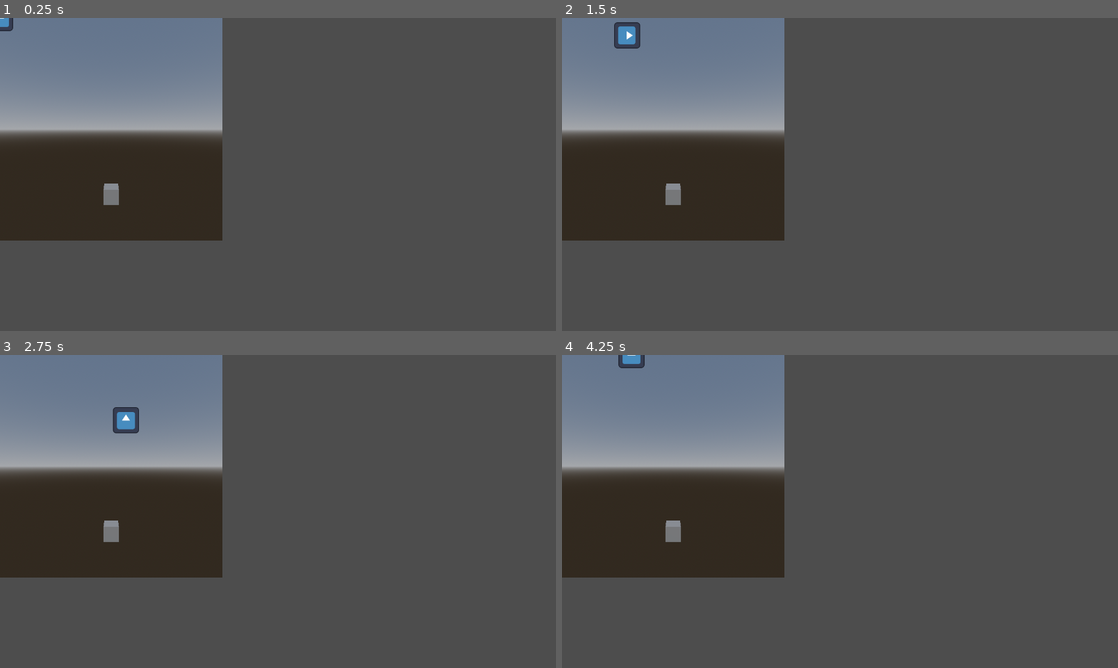
Above: before the commit, frames 1-4 (two rows, left to right).
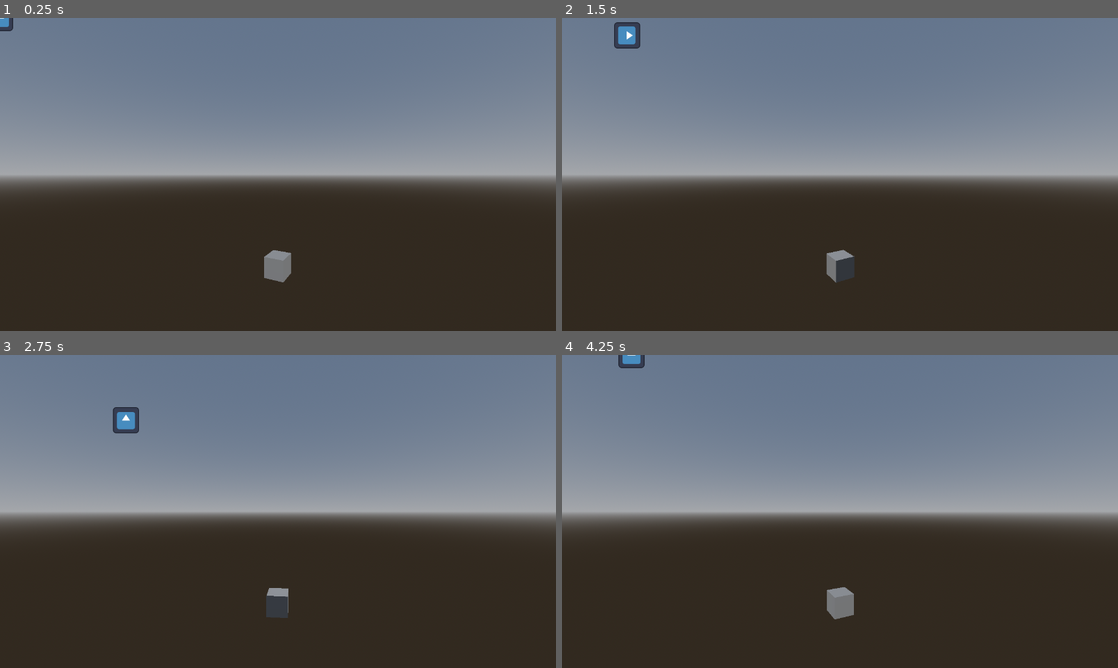
Above: after the commit, the same moments.

Repository: panorb/ludum-dare-55
Game: Godot game, scene res://game/game.tscn
Two runs of this game, one before a commit and one after it. Both use one fixed random seed, a clock stepped at 60 frames per second and the inputs below. Before the commit the project starts from res://game.tscn. The engine's default icon, where the game draws it, is replaced by a stand-in: a white triangle on a blue panel in a dark square.
Inputs:
- Up to frame 1 (0.25 s): no input
- Up to frame 2 (1.5 s): tap Enter at 0.5 s; hold Right (ui_right) 0.53-1.28 s; hold Down (ui_down) from 1.28 s (still down)
- Up to frame 3 (2.75 s): release Down (ui_down) at 2.03 s; hold Right (ui_right) from 2.03 s (still down)
- Up to frame 4 (4.25 s): release Right (ui_right) at 2.78 s; hold Up (ui_up) 2.78-3.53 s; hold Left (ui_left) from 3.53 s (still down)

The runs differ from the first frame. In frame 1, 79% of the frame differs, in the area x 0-100%, y 0-100%; in frame 2, 79%; in frame 3, 79%; in frame 4, 79%.

Commit message:
Scene restructuring & 3D background integration

Diff:
--- a/godot/level/background/background.tscn
+++ b/godot/environment/environment.tscn
@@ -1,6 +1,6 @@
 [gd_scene load_steps=5 format=3 uid="uid://wwe1ojobhi71"]
 
-[ext_resource type="Script" path="res://level/background/background.gd" id="1_c4stx"]
+[ext_resource type="Script" path="res://environment/environment.gd" id="1_c4stx"]
 
 [sub_resource type="ProceduralSkyMaterial" id="ProceduralSkyMaterial_ywikl"]
 
@@ -11,10 +11,10 @@
 background_mode = 2
 sky = SubResource("Sky_anvrc")
 
-[node name="background" type="Node3D" node_paths=PackedStringArray("camera_origin", "camera", "camera_focus")]
+[node name="Environment" type="Node3D" node_paths=PackedStringArray("camera_origin", "camera", "camera_focus")]
 script = ExtResource("1_c4stx")
 camera_origin = NodePath("CameraOrigin")
-camera = NodePath("CameraOrigin/Camera/SubViewportContainer/SubViewport/Camera3D")
+camera = NodePath("CameraOrigin/Camera/Camera3D")
 camera_focus = NodePath("CameraFocus")
 
 [node name="CSGBox3D" type="CSGBox3D" parent="."]
@@ -25,16 +25,7 @@
 [node name="Camera" type="Node3D" parent="CameraOrigin"]
 transform = Transform3D(1, 0, 0, 0, 1, 0, 0, 0, 1, 0, 5, 10)
 
-[node name="SubViewportContainer" type="SubViewportContainer" parent="CameraOrigin/Camera"]
-offset_right = 40.0
-offset_bottom = 40.0
-
-[node name="SubViewport" type="SubViewport" parent="CameraOrigin/Camera/SubViewportContainer"]
-handle_input_locally = false
-render_target_update_mode = 4
-
-[node name="Camera3D" type="Camera3D" parent="CameraOrigin/Camera/SubViewportContainer/SubViewport"]
-transform = Transform3D(1, 0, 0, 0, 1, 0, 0, 0, 1, 0, 5, 10)
+[node name="Camera3D" type="Camera3D" parent="CameraOrigin/Camera"]
 current = true
 
 [node name="DirectionalLight3D" type="DirectionalLight3D" parent="."]
--- a/godot/game.tscn
+++ /dev/null
@@ -1,10 +0,0 @@
-[gd_scene load_steps=3 format=3 uid="uid://dayu6wxnccwhm"]
-
-[ext_resource type="PackedScene" uid="uid://cwbdfcdw51eus" path="res://level/foreground/foreground.tscn" id="1_xpt3n"]
-[ext_resource type="PackedScene" uid="uid://wwe1ojobhi71" path="res://level/background/background.tscn" id="2_gxkxg"]
-
-[node name="Game" type="CanvasLayer"]
-
-[node name="Node3D" parent="." instance=ExtResource("2_gxkxg")]
-
-[node name="Foreground" parent="." instance=ExtResource("1_xpt3n")]
--- /dev/null
+++ b/godot/game/game.tscn
@@ -0,0 +1,28 @@
+[gd_scene load_steps=3 format=3 uid="uid://dayu6wxnccwhm"]
+
+[ext_resource type="PackedScene" uid="uid://wwe1ojobhi71" path="res://environment/environment.tscn" id="1_vykj5"]
+[ext_resource type="PackedScene" uid="uid://cwbdfcdw51eus" path="res://game/level.tscn" id="2_hvccx"]
+
+[node name="Game" type="Node2D"]
+
+[node name="Control" type="Control" parent="."]
+layout_mode = 3
+anchors_preset = 15
+anchor_right = 1.0
+anchor_bottom = 1.0
+grow_horizontal = 2
+grow_vertical = 2
+
+[node name="SubViewportContainer" type="SubViewportContainer" parent="Control"]
+layout_mode = 0
+offset_right = 40.0
+offset_bottom = 40.0
+
+[node name="SubViewport" type="SubViewport" parent="Control/SubViewportContainer"]
+handle_input_locally = false
+size = Vector2i(1280, 720)
+render_target_update_mode = 4
+
+[node name="Environment" parent="Control/SubViewportContainer/SubViewport" instance=ExtResource("1_vykj5")]
+
+[node name="Foreground" parent="." instance=ExtResource("2_hvccx")]
--- a/godot/level/foreground/foreground.tscn
+++ b/godot/game/level.tscn
@@ -1,7 +1,7 @@
 [gd_scene load_steps=3 format=3 uid="uid://cwbdfcdw51eus"]
 
-[ext_resource type="PackedScene" uid="uid://36yf2lknh4wl" path="res://level/foreground/player.tscn" id="1_ex0qr"]
-[ext_resource type="Script" path="res://level/foreground/player.gd" id="1_xfmkh"]
+[ext_resource type="PackedScene" uid="uid://36yf2lknh4wl" path="res://entity/player.tscn" id="1_ex0qr"]
+[ext_resource type="Script" path="res://entity/player.gd" id="1_xfmkh"]
 
 [node name="Foreground" type="Node2D"]
 
--- a/godot/project.godot
+++ b/godot/project.godot
@@ -11,7 +11,7 @@
 [application]
 
 config/name="Ludum Dare 55"
-run/main_scene="res://game.tscn"
+run/main_scene="res://game/game.tscn"
 config/features=PackedStringArray("4.2", "GL Compatibility")
 config/icon="res://icon.svg"
 
Renamed: godot/level/foreground/player.gd -> godot/entity/player.gd
Renamed: godot/level/foreground/player.tscn -> godot/entity/player.tscn
Renamed: godot/level/background/background.gd -> godot/environment/environment.gd
